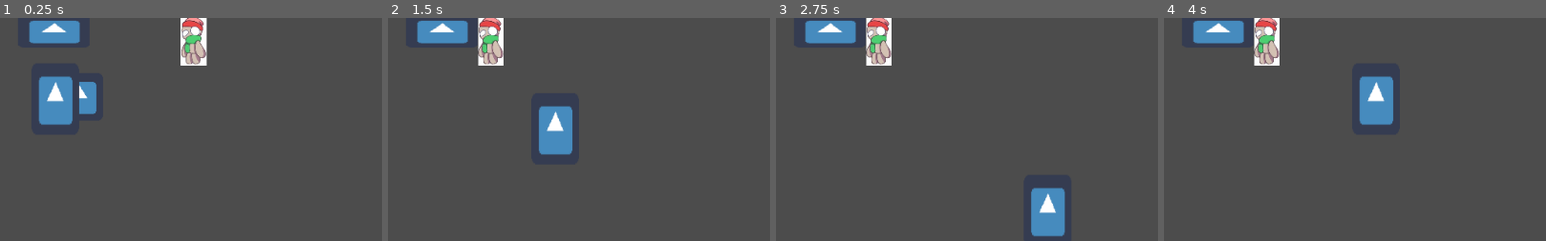
Above: before the commit, frames 1-4 (left to right).
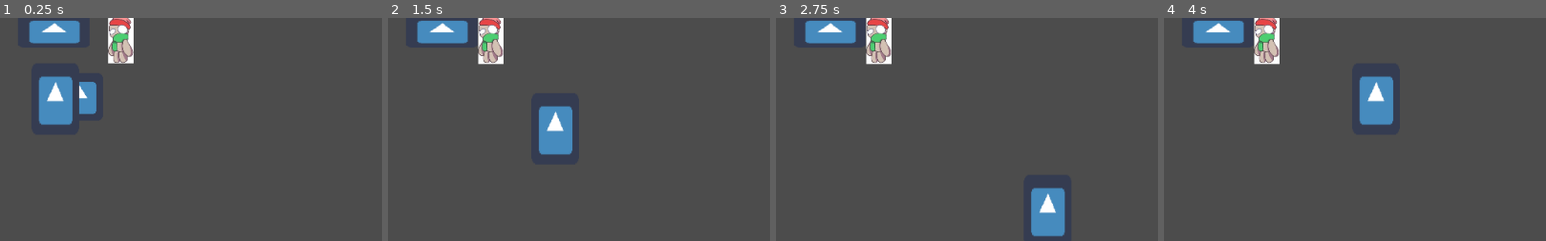
Above: after the commit, the same moments.

Repository: reidbhuntley/snowfort
Game: Godot game, scene res://Scenes/Main.tscn
Two runs of this game, one before a commit and one after it. Both use one fixed random seed, a clock stepped at 60 frames per second and the inputs below. The engine's default icon, where the game draws it, is replaced by a stand-in: a white triangle on a blue panel in a dark square.
Inputs (mouse positions are % of the whole screen's width and height, from its top left):
- Up to frame 1 (0.25 s): no input
- Up to frame 2 (1.5 s): move the mouse to (72, 45) at 0.52 s; hold D (move_right) 0.53-1.28 s; move the mouse to (30, 55) at 1.27 s; hold S (move_down) from 1.28 s (still down)
- Up to frame 3 (2.75 s): move the mouse to (60, 28) at 2.02 s; release S (move_down) at 2.03 s; hold D (move_right) from 2.03 s (still down)
- Up to frame 4 (4 s): move the mouse to (45, 70) at 2.77 s; release D (move_right) at 2.78 s; hold W (move_up) 2.78-3.53 s; move the mouse to (80, 65) at 3.52 s; hold A (move_left) from 3.53 s (still down)
The pictures show only the part of the screen within x 0-50%, y 0-50%; the shares and areas given below are measured in that part.

The runs differ from the first frame. In frame 1, 2.9% of the frame differs, in the area x 28-55%, y 0-22%; in frame 2, 0.6%; in frame 3, 0.6%; in frame 4, 0.6%.

Commit message:
Update Main.tscn
Changed collision layers on objects. Players will not collide with mobs but wall will.
layer 1 is for the player
layer 2 is for walls
layer 3 is for mobs.

Diff:
--- a/Scenes/Main.tscn
+++ b/Scenes/Main.tscn
@@ -13,10 +13,15 @@
 
 [node name="Player" parent="Grid" instance=ExtResource( 1 )]
 position = Vector2( 74.1202, 156.885 )
+collision_mask = 2147483651
 
 [node name="Wall" parent="Grid" instance=ExtResource( 2 )]
 position = Vector2( 72.2357, 40.939 )
+collision_layer = 2147483650
 
 [node name="Bullet" parent="Grid" instance=ExtResource( 4 )]
 
 [node name="RunningEnemy" parent="Grid" instance=ExtResource( 5 )]
+position = Vector2( 185.406, 28.6055 )
+collision_layer = 4
+collision_mask = 2
